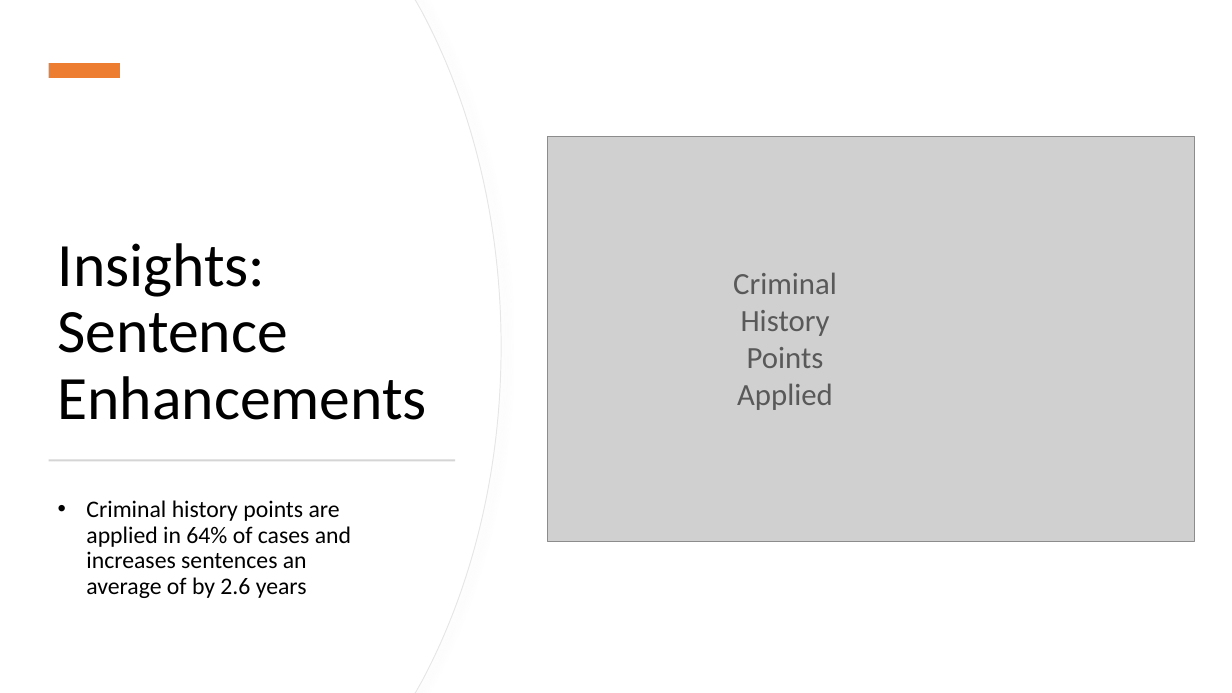
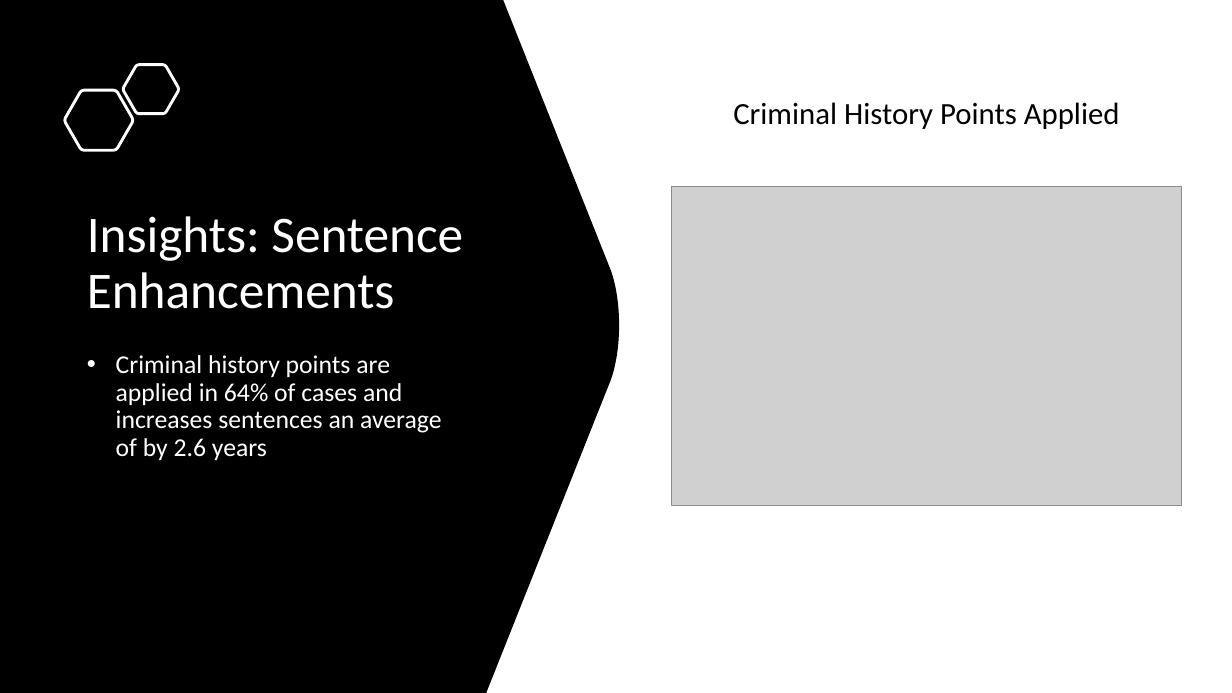
Before and after one commit to jenwhitson/sentencing_project, a slide deck: slide 20 of Presentation.pptx. Drawn at 1232x693 pixels with LibreOffice and Linux fonts; fonts in the diff are those of the drawing; grey boxes stand for pictures. Boxes give left, top, right and bottom in pixels: in the first picture for what was removed or moved away, otherwise in the second. Text is boxed around its words. In the diff, an @@ line names an element or a change of style, - is before the commit and + after.

```diff
--- a/Presentation.pptx
+++ b/Presentation.pptx
@@ freeform shape: place and size @@
-freeform shape at box(0, 0, 501, 693)
+freeform shape at box(0, 0, 619, 693)
@@ freeform shape at box(0, 0, 619, 693): fill #FFFFFF to #000000; outline #E6E6E6 0.75 pt to none; shadow off @@
@@ freeform shape removed at box(0, 0, 500, 693) @@
@@ rectangle removed at box(49, 63, 120, 78) @@
@@ freeform shape added at box(123, 65, 178, 114), outline #FFFFFF 2.25 pt @@
@@ freeform shape added at box(65, 91, 133, 151), outline #FFFFFF 2.25 pt @@
@@ title "Insights: Sentence Enhancements": place and size @@
-title "Insights: Sentence Enhancements" at box(58, 243, 427, 420)
+title "Insights: Sentence Enhancements" at box(87, 216, 463, 309)
@@ title "Insights: Sentence Enhancements" at box(87, 216, 463, 309): size 48 to 40 pt, text colour #000000 to #FFFFFF @@
@@ text "Criminal History Points Applied": place and size @@
-text "Criminal History Points Applied" at box(733, 272, 837, 410)
+text "Criminal History Points Applied" at box(733, 102, 1120, 129)
@@ text "Criminal History Points Applied" at box(733, 102, 1120, 129): text colour #595959 to #000000 @@
@@ picture: place and size @@
-picture at box(547, 137, 1195, 542)
+picture at box(672, 187, 1182, 506)
@@ text "Criminal history points are applied ...": place and size @@
-text "Criminal history points are applied ..." at box(86, 500, 351, 598)
+text "Criminal history points are applied ..." at box(116, 355, 441, 460)
@@ text "Criminal history points are applied ..." at box(116, 355, 441, 460): size 18.5 to 20 pt, text colour #000000 to #FFFFFF @@
@@ rectangle removed at box(49, 459, 456, 461) @@
```
Also in this commit, not shown: 3 other slides changed, 3 slides added, 1 slide removed.
